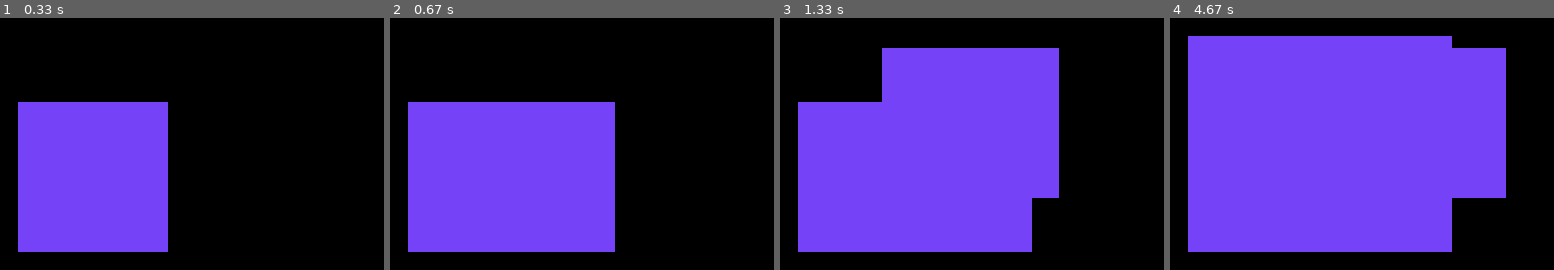
Above: before the commit, frames 1-4 (left to right).
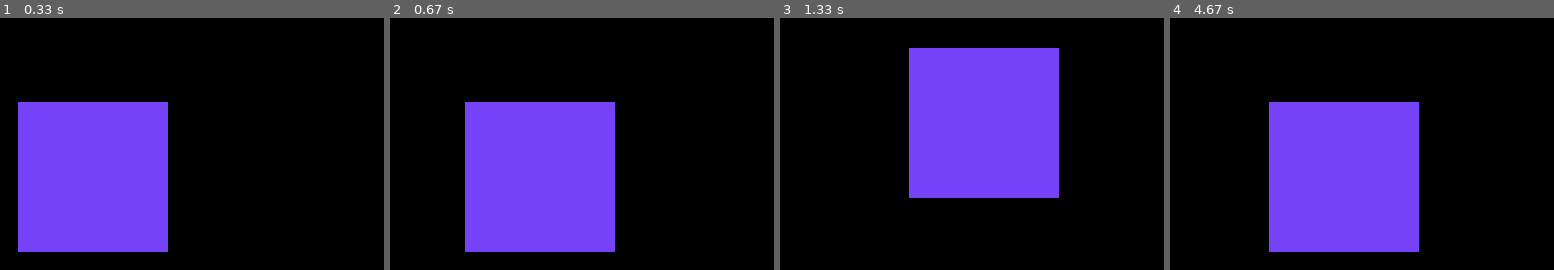
Above: after the commit, the same moments.

Repository: Akashkroy69/pygame
Game: pygame game, started from pygame Lesson1/intro.py
The game is run twice, just before and just after one commit, with the same random seed, the same clock (stepped at 60 frames per second) and the same inputs.
Inputs:
- Up to frame 1 (0.33 s): no input
- Up to frame 2 (0.67 s): hold Right from 0.33 s (still down)
- Up to frame 3 (1.33 s): release Right at 0.8 s; hold Up 0.83-1.13 s; hold Right from 1.17 s (still down)
- Up to frame 4 (4.67 s): release Right at 1.63 s; hold Left 1.67-2.2 s; hold Down 2.23-2.53 s; hold Left 2.57-2.97 s; hold Up 3-3.37 s; hold Right 3.4-4.03 s; hold Down 4.07-4.43 s; hold Left from 4.47 s (still down)

Frame 1 is identical in both runs. In frame 2, 8.8% of the frame differs, in the area x 4-20%, y 33-93%; in frame 3, 26%; in frame 4, 44%, in the area x 4-88%, y 7-93%.

Commit message:
Problem of leaving trail is solved

Diff:
--- a/pygame Lesson1/intro.py
+++ b/pygame Lesson1/intro.py
@@ -19,6 +19,10 @@
 run = True
 # 2. game loop
 while run:
+#   in each loop the following code will fill the canvas with fresh color so
+# previous trail will be covered.
+  screen.fill((0,0,0))
+
 #  drawing the player object
   pygame.draw.rect(screen,(117,66,247),player)
 
